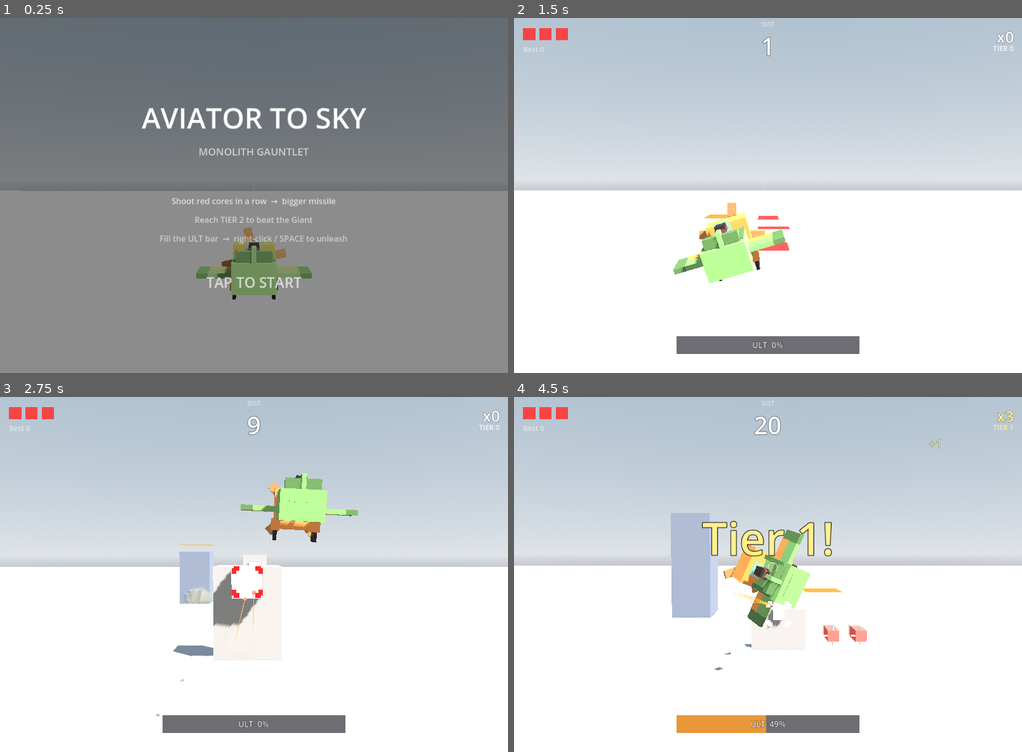
Above: before the commit, frames 1-4 (two rows, left to right).
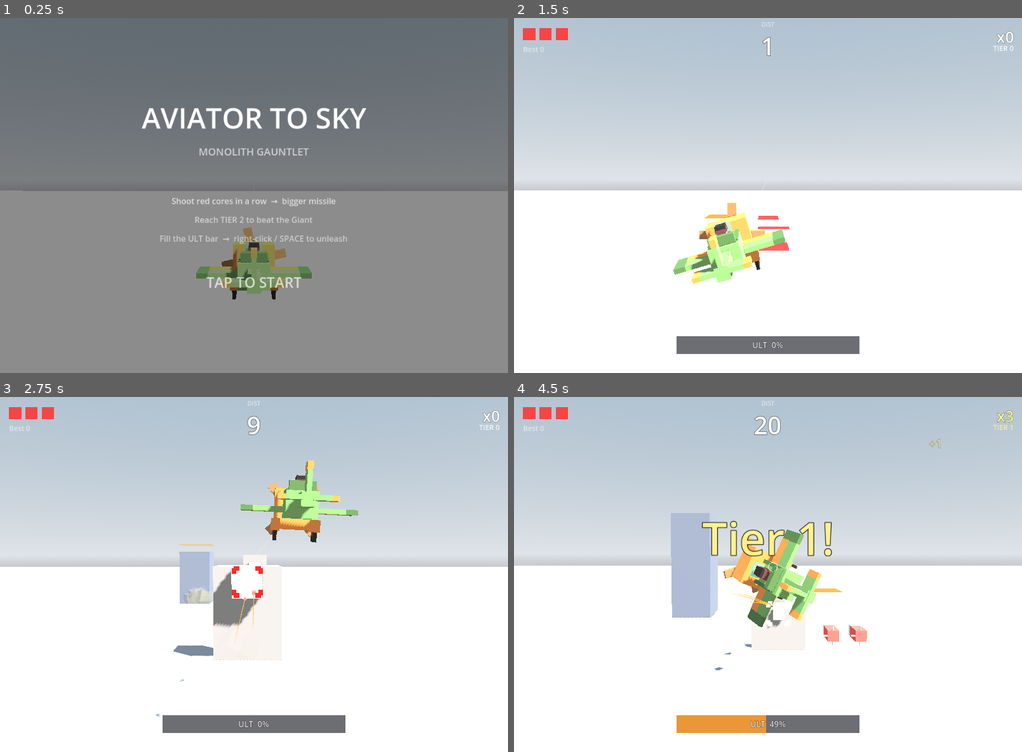
Above: after the commit, the same moments.

Repository: weathermanho/supercent
Game: Godot game, scene res://scenes/Main.tscn
Same seed, same stepped clock (60 frames per second), same inputs: the game is played once before the commit and once after it.
Inputs (mouse positions are in pixels of both pictures, inside the frame that each line leads up to):
- Up to frame 1 (0.25 s): no input
- Up to frame 2 (1.5 s): tap Enter at 0.5, 1.25 s; move the mouse to (879, 177) at 0.52 s; hold Right mouse button (fire_missle) 0.53-1.25 s; click (879, 177) at 0.67 s; drag from (666, 213) to (742, 266) at 1.27 s
- Up to frame 3 (2.75 s): move the mouse to (304, 496) at 2.02 s; hold Right mouse button (fire_missle) from 2.03 s (still down); click (304, 496) at 2.17 s
- Up to frame 4 (4.5 s): release Right mouse button (fire_missle) at 2.75 s; drag from (742, 645) to (615, 521) at 2.77 s; move the mouse to (920, 627) at 3.52 s; hold Right mouse button (fire_missle) 3.53-4.25 s; click (920, 627) at 3.67 s; drag from (615, 521) to (691, 485) at 4.27 s

The runs differ from the first frame. In frame 1, 0.5% of the frame differs, in the area x 42-57%, y 64-79%; in frame 2, 0.9%; in frame 3, 0.8%; in frame 4, 1.0%, in the area x 45-61%, y 44-64%.

Commit message:
tune(plane): 동체 슬림화 + 꼬리 붐/꼬리날개 추가
- rear_body 56x34x50 → 48x30x36, 측벽 z ±21 → ±15 (날씬하게).
- 꼬리 붐(52x14x14)을 동체 뒤로 빼고, 그 끝(x≈-84)에:
  * 수직핀 (초록 + 주황 끝)
  * 수평 스태빌라이저 (초록 + 주황 양끝)
이전엔 동체 바로 뒤에 짧은 핀만 있었는데, 이제 제대로 된 꼬리.

Co-Authored-By: Claude Opus 4.7 <noreply@anthropic.com>

Diff:
--- a/godot_project/scripts/AirPlane.gd
+++ b/godot_project/scripts/AirPlane.gd
@@ -39,19 +39,19 @@
 	# Cockpit tub that WRAPS the pilot only up to ELBOW height — head, shoulders
 	# and arms stay visible above the rim (open-cockpit look). Pilot sits at
 	# y≈27 (head) / y≈15 (body), so the tub rim is kept around y≈20.
-	var rear_body := BoxFactory.make_box(56, 34, 50, GameColors.PLANE_GREEN)
-	rear_body.position = Vector3(-22.0, 2.0, 0.0)   # top ≈ y19
+	# Slimmer body (narrower z) so it doesn't look bulky.
+	var rear_body := BoxFactory.make_box(48, 30, 36, GameColors.PLANE_GREEN)
+	rear_body.position = Vector3(-20.0, 3.0, 0.0)   # top ≈ y18
 	add_child(rear_body)
-	var cockpit_wall_l := BoxFactory.make_box(46, 16, 6, GameColors.PLANE_GREEN_DARK)
-	cockpit_wall_l.position = Vector3(-12.0, 12.0, 21.0)   # top ≈ y20
+	var cockpit_wall_l := BoxFactory.make_box(42, 16, 5, GameColors.PLANE_GREEN_DARK)
+	cockpit_wall_l.position = Vector3(-12.0, 12.0, 15.0)   # top ≈ y20
 	add_child(cockpit_wall_l)
-	var cockpit_wall_r := BoxFactory.make_box(46, 16, 6, GameColors.PLANE_GREEN_DARK)
-	cockpit_wall_r.position = Vector3(-12.0, 12.0, -21.0)
+	var cockpit_wall_r := BoxFactory.make_box(42, 16, 5, GameColors.PLANE_GREEN_DARK)
+	cockpit_wall_r.position = Vector3(-12.0, 12.0, -15.0)
 	add_child(cockpit_wall_r)
-	# Seat back behind the pilot — a bit higher (supports the back, doesn't
-	# occlude from the chase view).
-	var cockpit_back := BoxFactory.make_box(8, 26, 40, GameColors.PLANE_GREEN_DARK)
-	cockpit_back.position = Vector3(-38.0, 18.0, 0.0)   # top ≈ y31
+	# Seat back behind the pilot.
+	var cockpit_back := BoxFactory.make_box(8, 24, 30, GameColors.PLANE_GREEN_DARK)
+	cockpit_back.position = Vector3(-34.0, 17.0, 0.0)
 	add_child(cockpit_back)
 
 	# Engine cowl — orange nose block (the reference's bright orange front).
@@ -64,13 +64,30 @@
 	trim.position = Vector3(36.0, 0.0, 0.0)
 	add_child(trim)
 
-	# Vertical tail fin — green with orange leading edge.
-	var tail := BoxFactory.make_box(15, 28, 5, GameColors.PLANE_GREEN)
-	tail.position = Vector3(-40.0, 22.0, 0.0)
-	add_child(tail)
-	var tail_h := BoxFactory.make_box(22, 6, 30, GameColors.PLANE_GREEN)  # horizontal stabilizer
-	tail_h.position = Vector3(-40.0, 8.0, 0.0)
-	add_child(tail_h)
+	# Tail boom extending back from the slim body, with proper tail surfaces at
+	# its end (the reference's tail sits well behind the cockpit).
+	var boom := BoxFactory.make_box(52, 14, 14, GameColors.PLANE_GREEN)
+	boom.position = Vector3(-66.0, 6.0, 0.0)   # spans x-92 .. -40
+	add_child(boom)
+
+	# Vertical fin — tall green fin + orange tip at the tail end.
+	var fin := BoxFactory.make_box(16, 30, 5, GameColors.PLANE_GREEN)
+	fin.position = Vector3(-84.0, 22.0, 0.0)
+	add_child(fin)
+	var fin_tip := BoxFactory.make_box(16, 8, 6, GameColors.PLANE_ORANGE)
+	fin_tip.position = Vector3(-84.0, 38.0, 0.0)
+	add_child(fin_tip)
+
+	# Horizontal stabilizer (rear wing) — green with orange tips.
+	var stab := BoxFactory.make_box(18, 5, 44, GameColors.PLANE_GREEN)
+	stab.position = Vector3(-84.0, 8.0, 0.0)
+	add_child(stab)
+	var stab_tip_l := BoxFactory.make_box(18, 5, 8, GameColors.PLANE_ORANGE)
+	stab_tip_l.position = Vector3(-84.0, 8.0, 26.0)
+	add_child(stab_tip_l)
+	var stab_tip_r := BoxFactory.make_box(18, 5, 8, GameColors.PLANE_ORANGE)
+	stab_tip_r.position = Vector3(-84.0, 8.0, -26.0)
+	add_child(stab_tip_r)
 
 	# Low wings — TWO-TONE: green trailing half + orange leading edge stripe
 	# running the full span, plus orange tips. (Low-wing monoplane like the ref.)
